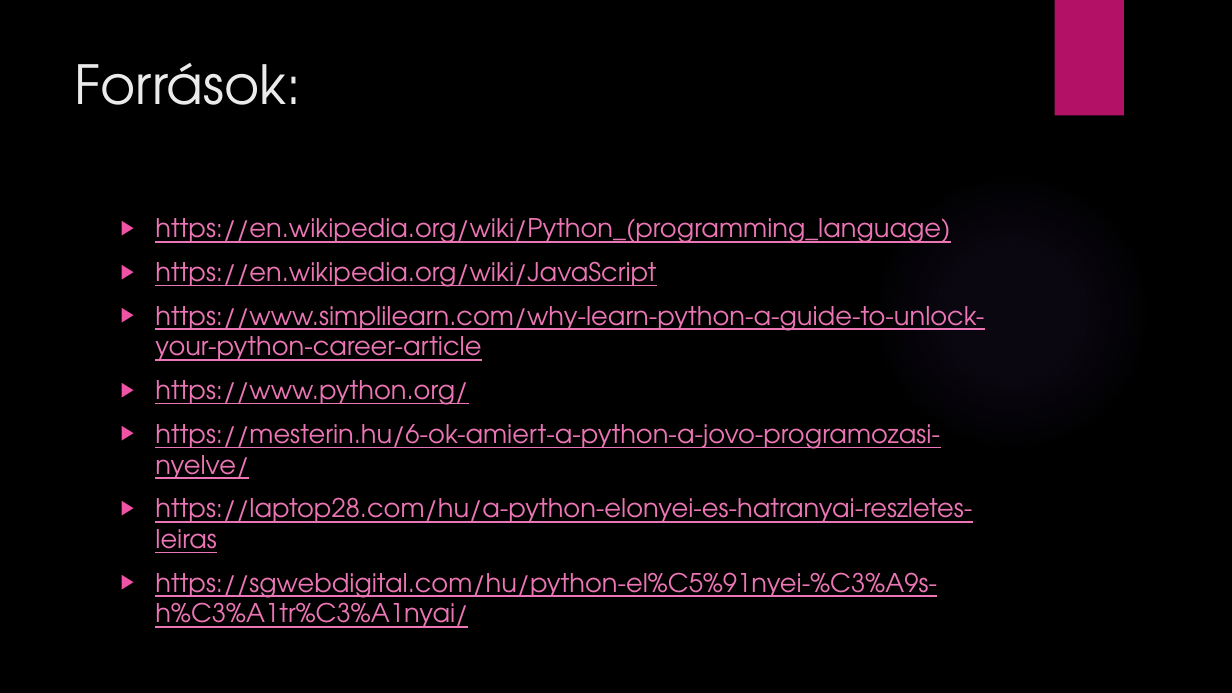
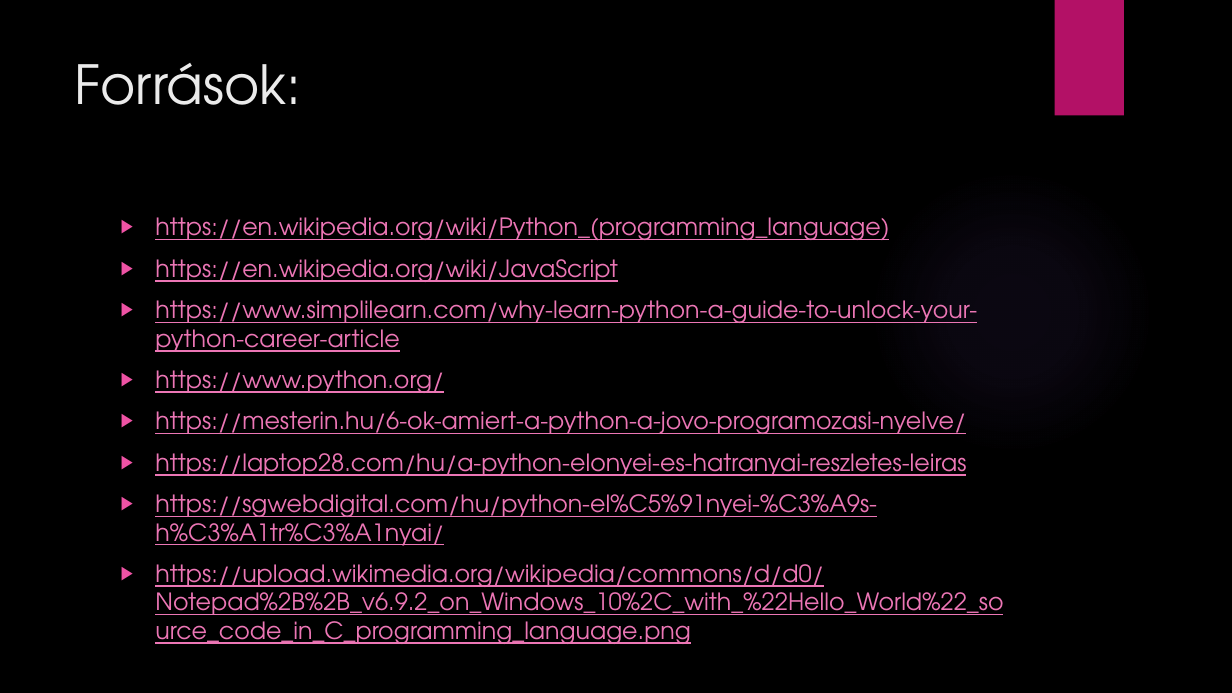
Before and after one commit to IaamSteve/t-zperces_prezent-ci-, a slide deck: slide 9 of Python, Javascript.pptx (slide 5 before the commit). Drawn at 1232x693 pixels with LibreOffice and Linux fonts; fonts in the diff are those of the drawing; background and template pictures are left out. Boxes give left, top, right and bottom in pixels: in the first picture for what was removed or moved away, otherwise in the second. Text is boxed around its words. In the diff, an @@ line names an element or a change of style, - is before the commit and + after.

```diff
--- a/Python, Javascript.pptx
+++ b/Python, Javascript.pptx
@@ text at box(155, 217, 977, 546): size 20 to 18.5 pt in "https://en.wikipedia.org/wiki/Python_(programming_language)", "https://en.wikipedia.org/wiki/JavaScript", "https://www.simplilearn.com/why-learn-python-a-guide-to-unlo ...", "https://www.python.org/" and 3 more places @@
@@ text at box(155, 564, 1003, 644): paragraph added @@
+▶ https://upload.wikimedia.org/wikipedia/commons/d/d0/Notepad%2B%2B_v6.9.2_on_Windows_10%2C_with_%22Hello_World%22_source_code_in_C_programming_language.png
```
Also in this commit, not shown: 2 other slides changed, 4 slides added.
